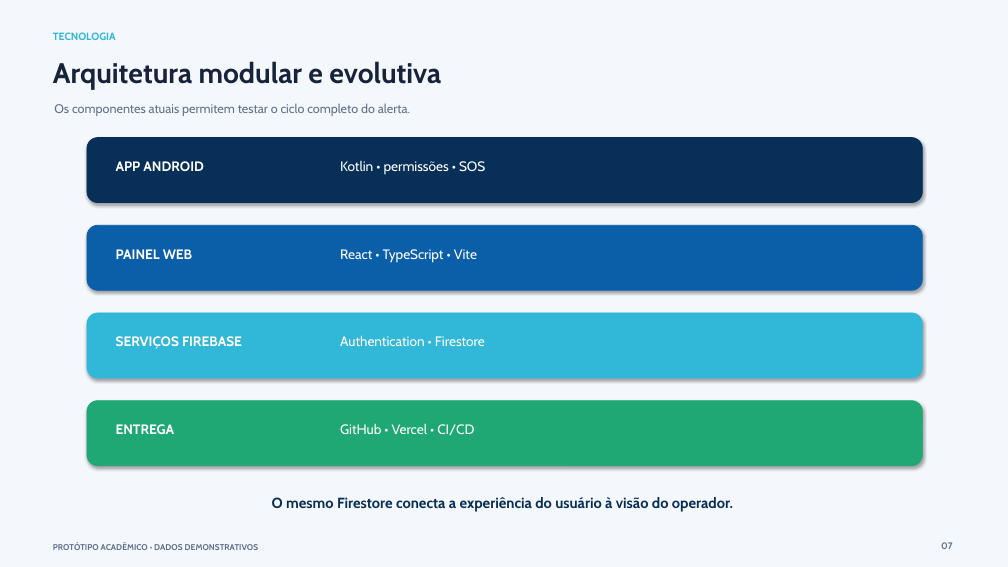
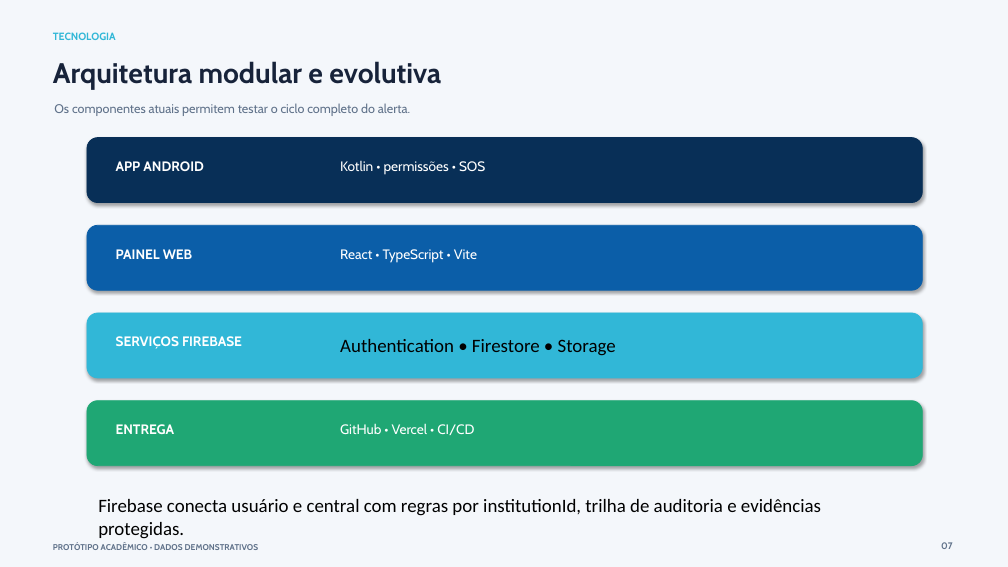
Before and after one commit to Priscillacahino/UniGuard, a slide deck: slide 7 of UniGuard_Apresentacao_Profissional_Atualizada.pptx. Drawn at 1008x567 pixels with LibreOffice and Linux fonts; fonts in the diff are those of the drawing. Boxes give left, top, right and bottom in pixels: in the first picture for what was removed or moved away, otherwise in the second. Text is boxed around its words. In the diff, an @@ line names an element or a change of style, - is before the commit and + after.

```diff
--- a/UniGuard_Apresentacao_Profissional_Atualizada.pptx
+++ b/UniGuard_Apresentacao_Profissional_Atualizada.pptx
@@ text at box(340, 339, 616, 356): text changed; size 13 to 18 pt; font Cabin to Calibri; text colour #FFFFFF to #000000 @@
-Authentication • Firestore
+Authentication • Firestore • Storage
@@ text at box(98, 499, 821, 516): text changed; size 14 to 18 pt; font Cabin to Calibri; text colour #082F57 to #000000; bold off @@
-O mesmo Firestore conecta a experiência do usuário à visão do operador.
+Firebase conecta usuário e central com regras por institutionId, trilha de auditoria e evidências protegidas.
```
Also in this commit, not shown: 5 other slides changed, 3 slides added, 1 other file.
